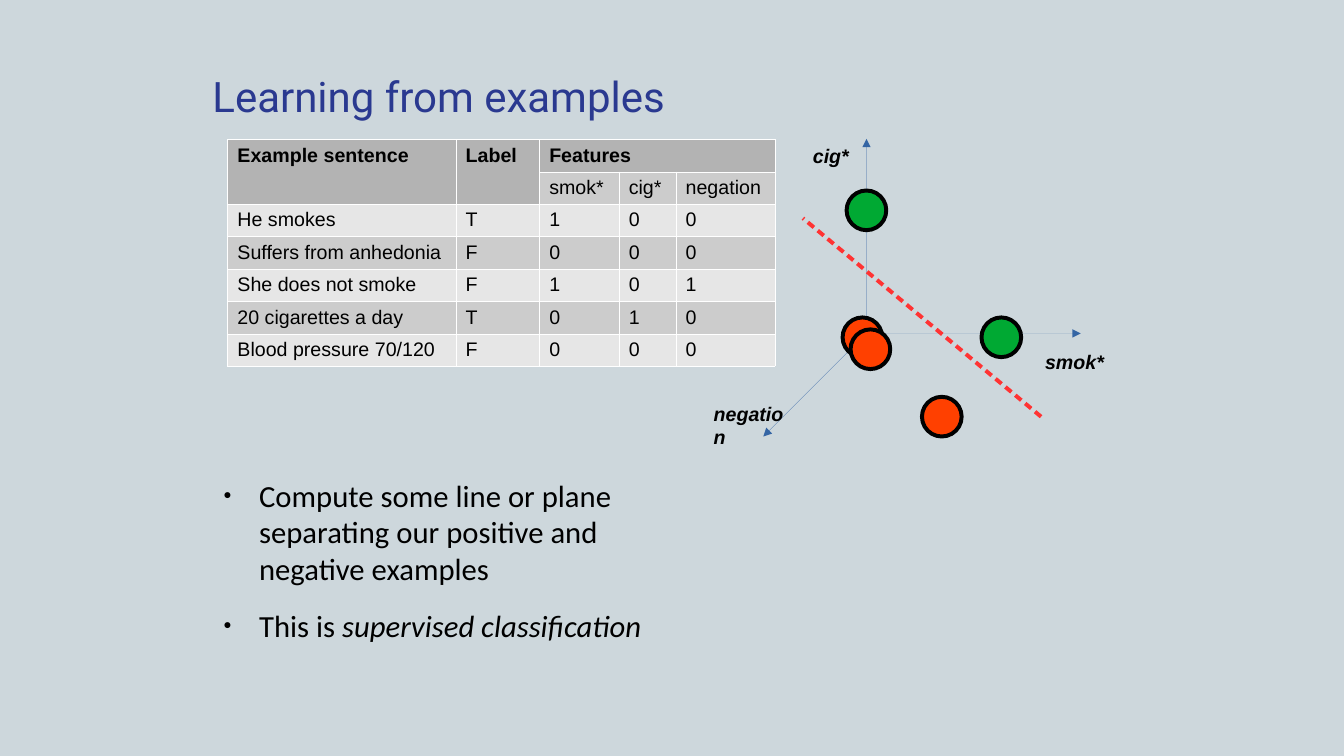
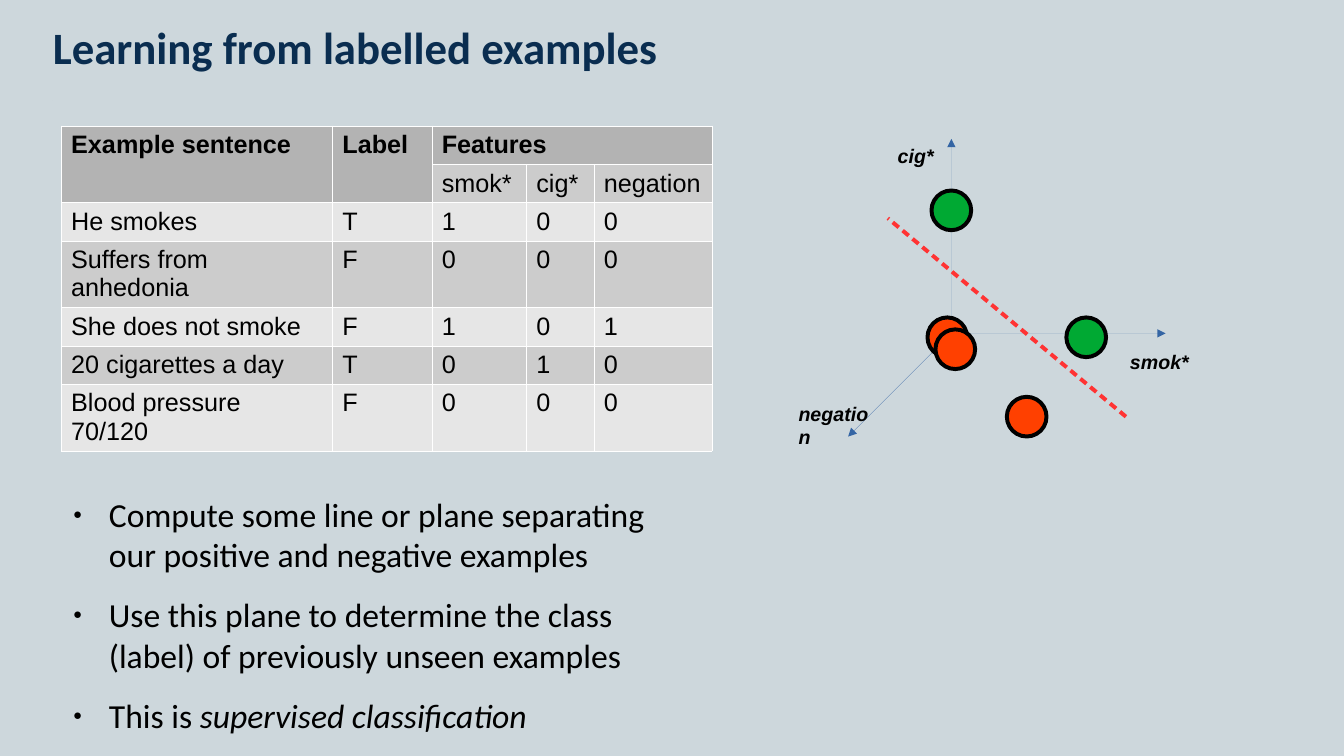
Before and after one commit to KCL-Health-NLP/nlp-one-day-workshop, a slide deck: slide 2 of presentations/classification.pptx. Drawn at 1344x756 pixels with LibreOffice and Linux fonts; fonts in the diff are those of the drawing. Boxes give left, top, right and bottom in pixels: in the first picture for what was removed or moved away, otherwise in the second. Text is boxed around its words. In the diff, an @@ line names an element or a change of style, - is before the commit and + after.

Commit message:
complete draft of classificaiton slides

```diff
--- a/presentations/classification.pptx
+++ b/presentations/classification.pptx
@@ title at [53, 32, 657, 72]: text changed; size 30 to 32 pt; font Roboto to Calibri; text colour #2A3990 to #0A2D50; bold on @@
-Learning from examples
+Learning from labelled examples
@@ table at [62, 126, 713, 469] @@
@@ size 14 to 18 pt @@
@@ table: place and size @@
-table at [228, 139, 774, 374]
+table at [62, 126, 713, 469]
@@ 5 ellipses, 3 texts, 3 arrows, 1 line: place and size @@
-5 ellipses, 3 texts, 3 arrows, 1 line at [704, 139, 1104, 437]
+5 ellipses, 3 texts, 3 arrows, 1 line at [788, 139, 1189, 437]
@@ text "Compute some line or plane ...": place and size @@
-text "Compute some line or plane ..." at [259, 485, 641, 642]
+text "Compute some line or plane ..." at [109, 503, 645, 734]
@@ text at [109, 503, 645, 734]: size 22 to 24 pt in "Compute some line or plane separating our ...", "This is supervised classification" @@
@@ text at [109, 603, 621, 674]: paragraph added @@
+● Use this plane to determine the class (label) of previously unseen examples
```
Also in this commit, not shown: 8 other slides changed, 7 slides removed, 1 other file.
